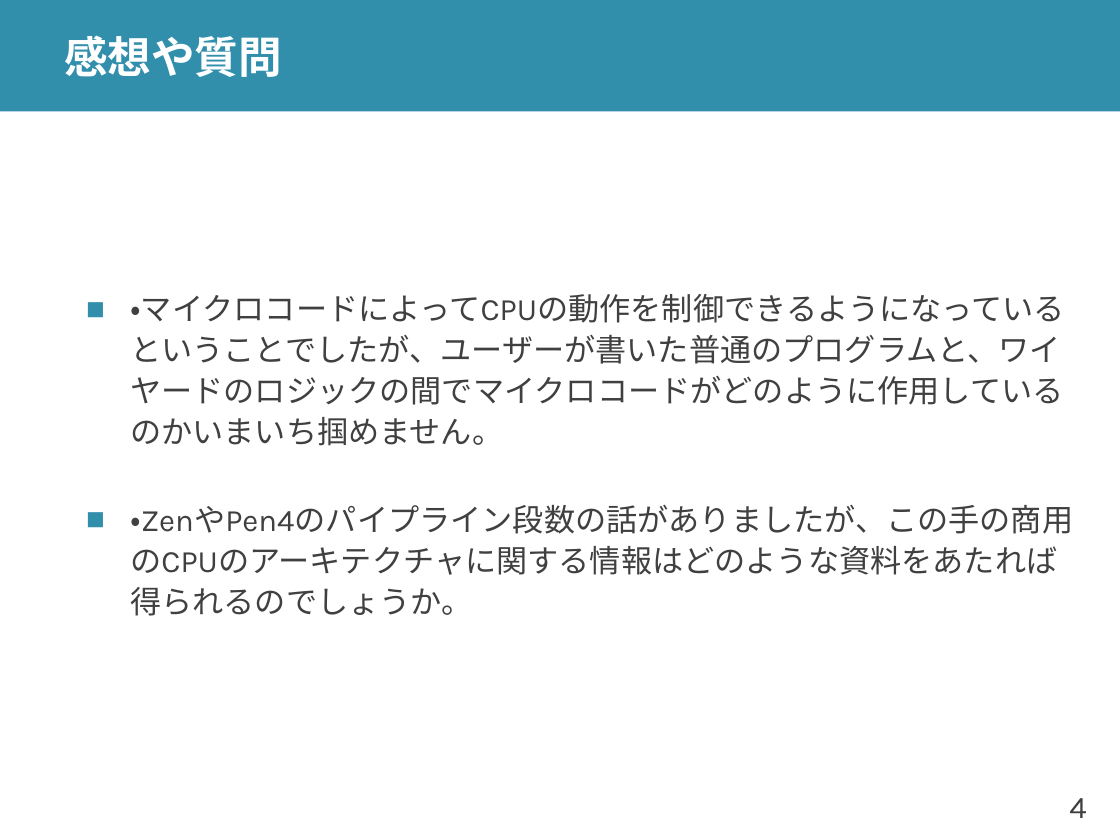
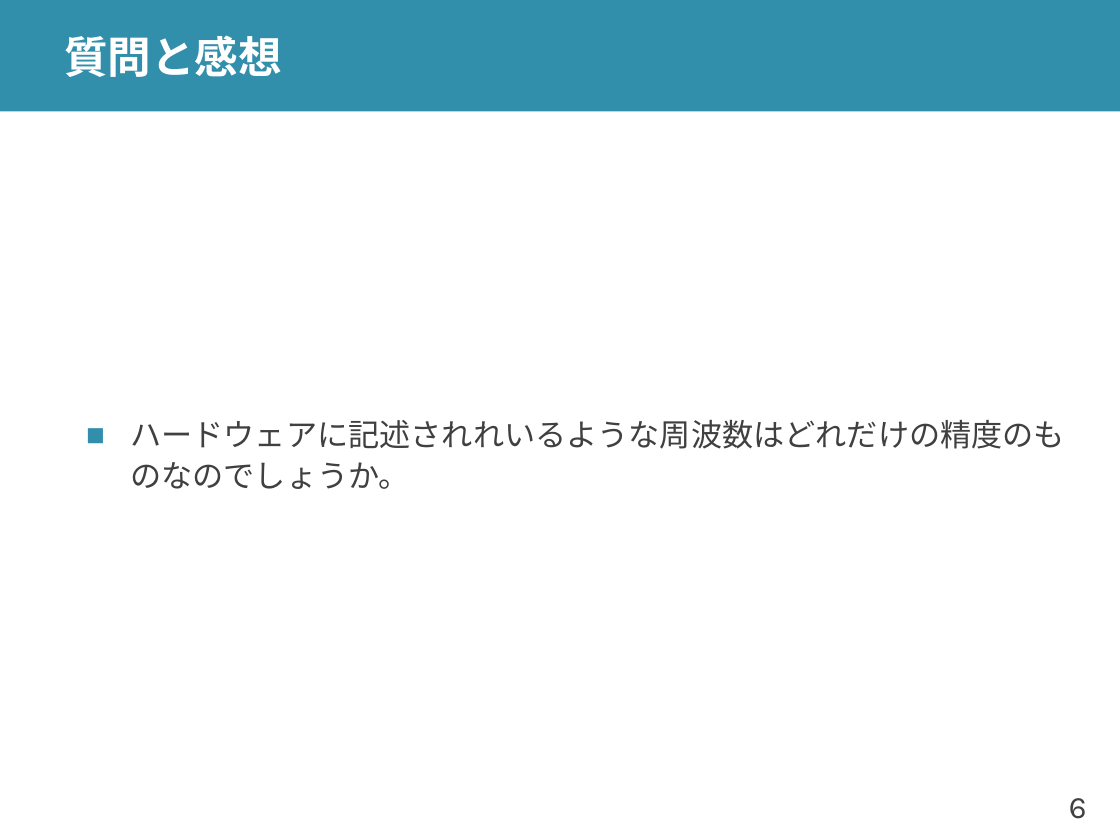
Before and after one commit to shioyadan/advanced-computer-organization, a slide deck: slide 6 of aco-shioya-06.pptx (slide 4 before the commit). Drawn at 1120x840 pixels with LibreOffice and Linux fonts; fonts in the diff are those of the drawing. Boxes give left, top, right and bottom in pixels: in the first picture for what was removed or moved away, otherwise in the second. Text is boxed around its words. In the diff, an @@ line names an element or a change of style, - is before the commit and + after.

```diff
--- a/aco-shioya-06.pptx
+++ b/aco-shioya-06.pptx
@@ title at <box>64,35,282,77</box>: text changed @@
-感想や質問
+質問と感想
@@ text at <box>130,420,1065,489</box>: text changed @@
-■ ・マイクロコードによってCPUの動作を制御できるようになっているということでしたが、ユーザーが書いた普通のプログラムと、ワイヤードのロジックの間でマイクロコードがどのように作用しているのかいまいち掴めません。
-■ ・ZenやPen4のパイプライン段数の話がありましたが、この手の商用のCPUのアーキテクチャに関する情報はどのような資料をあたれば得られるのでしょうか。
+■ ハードウェアに記述されれいるような周波数はどれだけの精度のものなのでしょうか。
@@ page number at <box>1069,798,1087,819</box>: text changed @@
-4
+6
```
Also in this commit, not shown: 15 other slides changed, 20 slides added, 13 slides removed, 3 other files.
